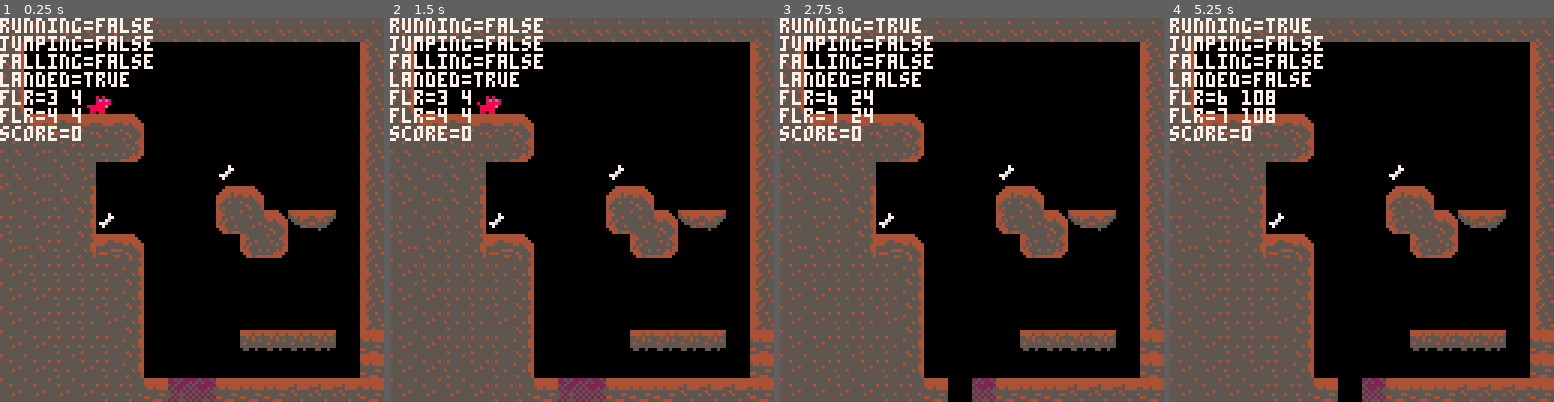
Above: before the commit, frames 1-4 (left to right).
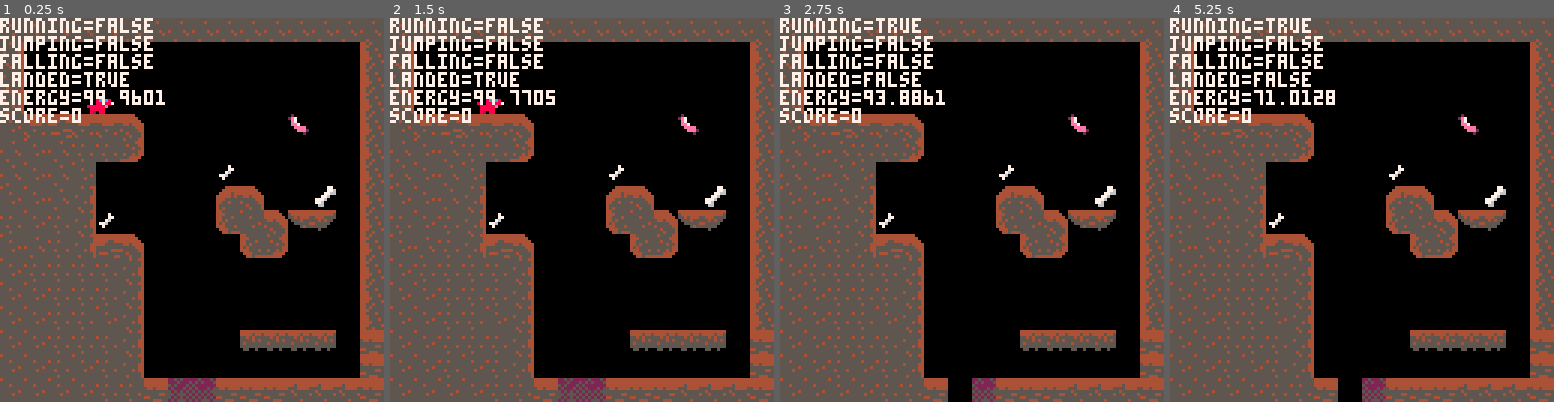
Above: after the commit, the same moments.

Repository: phf5kw/GoodBoy
Game: PICO-8 cartridge game1.p8
Same seed, same stepped clock (60 frames per second), same inputs: the game is played once before the commit and once after it.
Inputs:
- Up to frame 1 (0.25 s): no input
- Up to frame 2 (1.5 s): tap O (Z key) at 0.7 s
- Up to frame 3 (2.75 s): hold Right 1.6-2.1 s; tap O (Z key) at 1.7, 2.1, 2.5 s; hold Up 2.15-2.42 s; hold Right from 2.47 s (still down)
- Up to frame 4 (5.25 s): tap O (Z key) every 0.4 s from 2.9 to 4.9 s; release Right at 3.03 s; hold Left 3.08-3.58 s; hold Right 4.02-4.68 s; hold Up 4.73-5.03 s; hold Left from 5.08 s (still down)

The runs differ from the first frame. In frame 1, 1.5% of the frame differs, in the area x 0-88%, y 18-50%; in frame 2, 1.5%; in frame 3, 1.6%; in frame 4, 1.7%.

Commit message:
Increase player energy and adjust energy depletion rate, added big bone and sausage

Diff:
--- a/game1.p8
+++ b/game1.p8
@@ -25,13 +25,13 @@
 		falling=false,
 		landed=false,
 		barreling=false,
-		energy=50,
+		energy=100,
 		score=0,
 	}
 
 	gravity=0.3
 	friction=0.90
-	depletion=0.01
+	depletion=0.005
 end
 
 
@@ -53,12 +53,8 @@
 	print("jumping="..tostring(player.jumping),0,6,7)
 	print("falling="..tostring(player.falling),0,12,7)
 	print("landed="..tostring(player.landed),0,18,7)
-	flr1x=flr(player.x/8)
-	flr2x=flr((player.x+player.w)/8)
-	flry=flr((player.y+player.h)/8)
-	print("flr="..tostring(flr1x).." "..tostring(flry),0,24,7)
-	print("flr="..tostring(flr2x).." "..tostring(flry),0,30,7)
-	print("score="..tostring(player.score),0,36,7)
+	print("energy="..tostring(player.energy),0,24,7)
+	print("score="..tostring(player.score),0,30,7)
 
 	--print("energy="..tostring(player.energy),0,24,7)
 	--print("barreling="..tostring(player.barreling),0,30,7)
@@ -175,7 +171,7 @@
 	and player.landed then
 		player.dy-=player.boost
 		player.landed=false
-		player.energy-=2
+		player.energy-=1
 	end
 
 	--barrel
@@ -183,10 +179,13 @@
 	and not player.landed then
 		player.dy+=player.drop
 		player.dx=0
-		player.energy-=4
 		player.jumping=false
 		player.falling=false
 		player.barreling=true
+	end
+
+	if player.barreling then
+		player.energy-=0.3
 	end
 
 	--check collision up and down
@@ -246,9 +245,21 @@
 	player.x+=player.dx
 	player.y+=player.dy
 
-	--check bone collision
+	----item collisions----
+
+	--bone
 	if del_mapobj(player,3) then
 		player.score+=5
+	end
+
+	--big bone
+	if del_mapobj(player,4) then
+		player.score+=15
+	end
+
+	--sausage :)
+	if del_mapobj(player,5) then
+		player.energy+=10
 	end
 
 	--energy
@@ -305,14 +316,14 @@
 00700700888888e0088888e008888800088888888888880008888000820002800828888808888888088c8c80088c8c8000700000077600000776000007776000
 0000000008888800088888008200028008888000088888000080200000000000000808008888880000888800008c8c8000000000007000000066000007760000
 00000000082088000820880000000000082080000820880000000000000000000000000008208800000880000008880000000000000000000000000000660000
-000000000000000000000000000000000000000000000000000a0a000000000000000000000000000000a0a00000000000000000020000000000000000000000
-000000000000000000000000000a0a000000000000000000000acaca000a0a000a000000000000000a0aa0a000000000020000002e7000000000000000000000
-00000000000a0a00000a0a00000acaca00000000000a0a00000aaaaa000acaca0aaaa000000000000aaaaaa0000000002e7000000e7000000000000000000000
-00000000000acaca000acacaa00aaaaa000a0a00000acaca00aaaa00aaaaaaaa0aaaaa00000a0a000aaaaaa0000000000e7000000ee700000000000000000000
-00000000000aaaaaa00aaaaa0aaaaa00a00acaca000aaaaa00aaaaa00aaaaa000aaacaca000aaaaa0aacaca0000000000ee7000000eeee000000000000000000
-00000000aaaaaae00aaaaae00aaaaa000aaaaaaaaaaaaa000aaaa000a90009a00a9aaaaa0aaaaaaa0aacaca00000000000eeee00000eee200000000000000000
-000000000aaaaa000aaaaa00a90009a00aaaa0000aaaaa0000a0900000000000000a0a00aaaaaa0000aaaa0000000000000eee20000002000000000000000000
-000000000a90aa000a90aa00000000000a90a0000a90aa000000000000000000000000000a90aa00000aa0000000000000000200000000000000000000000000
+000000000000000000000000000000000000000000000000000a0a000000000000000000000000000000a0a000a00a0000000000020000000000000000000000
+000000000000000000000000000a0a000000000000000000000acaca000a0a000a000000000000000a0aa0a000aa0a00020000002e7000000000000000000000
+00000000000a0a00000a0a00000acaca00000000000a0a00000aaaaa000acaca0aaaa000000000000aaaaaa000aa0aa02e7000000e7000000000000000000000
+00000000000acaca000acacaa00aaaaa000a0a00000acaca00aaaa00aaaaaaaa0aaaaa00000a0a000aaaaaa000aaaaa00e7000000ee700000000000000000000
+00000000000aaaaaa00aaaaa0aaaaa00a00acaca000aaaaa00aaaaa00aaaaa000aaacaca000aaaaa0aacaca00aaaaaa00ee7000000eeee000000000000000000
+00000000aaaaaae00aaaaae00aaaaa000aaaaaaaaaaaaa000aaaa000a90009a00a9aaaaa0aaaaaaa0aacaca00aacaca000eeee00000eee200000000000000000
+000000000aaaaa000aaaaa00a90009a00aaaa0000aaaaa0000a0900000000000000a0a00aaaaaa0000aaaa0000acaca0000eee20000002000000000000000000
+000000000a90aa000a90aa00000000000a90a0000a90aa000000000000000000000000000a90aa00000aa000000aaa0000000200000000000000000000000000
 00000000000000000000000000000000000000000000000000000000000000000000000000000000000000000000000000000000000000000000000000000000
 00000000000000000000000000000000000000000000000000000000000000000000000000000000000000000000000000000000000000000000000000000000
 00000000000000000000000000000000000000000000000000000000000000000000000000000000000000000000000000000000000000000000000000000000
@@ -362,17 +373,17 @@
 05500500000005000050000000000000000000000000000055525252555255520000000000000000000000000000000000000000000000000000000000000000
 00000000000000000000000000000000000000000000000025222525252525250000000000000000000000000000000000000000000000000000000000000000
 __gff__
-0001010000010000000000000808130300010100000100000000000000000000000000000000000000000000000000000000000000000000000000000000000003030303030303030000000000000000030303030303030300000000000000000303030303030707000000000000000001010101000007070000000000000000
+0001010000010000000000000808100000010100000100000000000020200000000000000000000000000000000000000000000000000000000000000000000003030303030303030000000000000000030303030303030300000000000000000303030303030707000000000000000001010101000007070000000000000000
 0000000000000000000000000000000000000000000000000000000000000000000000000000000000000000000000000000000000000000000000000000000000000000000000000000000000000000000000000000000000000000000000000000000000000000000000000000000000000000000000000000000000000000
 __map__
 5050525252525252525252525252525200000000000000000000000000000000000000000000000000000000000000000000000000000000000000000000000000000000000000000000000000000000000000000000000000000000000000000000000000000000000000000000000000000000000000000000000000000000
 4748484849000000000000000000005600000000000000000000000000000000000000000000000000000000000000000000000000000000000000000000000000000000000000000000000000000000000000000000000000000000000000000000000000000000000000000000000000000000000000000000000000000000
-4758485859000000000000000000005600000000000000000000000000000000000000000000000000000000000000000000000000000000000000000000000000000000000000000000000000000000000000000000000000000000000000000000000000000000000000000000000000000000000000000000000000000000
+4734485859000000000000000000005600000000000000000000000000000000000000000000000000000000000000000000000000000000000000000000000000000000000000000000000000000000000000000000000000000000000000000000000000000000000000000000000000000000000000000000000000000000
 4749484969000000000000000000005600000000000000000000000000000000000000000000000000000000000000000000000000000000000000000000000000000000000000000000000000000000000000000000000000000000000000000000000000000000000000000000000000000000000000000000000000000000
-5040454040430000000000000000005600000000000000000000000000000000000000000000000000000000000000000000000000000000000000000000000000000000000000000000000000000000000000000000000000000000000000000000000000000000000000000000000000000000000000000000000000000000
+5040454040430000000000001d00005600000000000000000000000000000000000000000000000000000000000000000000000000000000000000000000000000000000000000000000000000000000000000000000000000000000000000000000000000000000000000000000000000000000000000000000000000000000
 5250525151630000000000000000005600000000000000000000000000000000000000000000000000000000000000000000000000000000000000000000000000000000000000000000000000000000000000000000000000000000000000000000000000000000000000000000000000000000000000000000000000000000
 5250525000000000000c00000000005600000000000000000000000000000000000000000000000000000000000000000000000000000000000000000000000000000000000000000000000000000000000000000000000000000000000000000000000000000000000000000000000000000000000000000000000000000000
-5050524700000000004243000000005600000000000000000000000000000000000000000000000000000000000000000000000000000000000000000000000000000000000000000000000000000000000000000000000000000000000000000000000000000000000000000000000000000000000000000000000000000000
+505052470000000000424300000e005600000000000000000000000000000000000000000000000000000000000000000000000000000000000000000000000000000000000000000000000000000000000000000000000000000000000000000000000000000000000000000000000000000000000000000000000000000000
 515051470c000000006250437372005673720000007370720000007372000000707000000000000000000000000000000000000000000000000000000000000000000000000000000000000000000000000000000000000000000000000000000000000000000000000000000000000000000000000000000000000000000000
 5052514745430000000062630000005600000000000000000000000000000000000000000000000000000000000000000000000000000000000000000000000000000000000000000000000000000000000000000000000000000000000000000000000000000000000000000000000000000000000000000000000000000000
 5051515151470000000000000000005600000000000000000000000000000000000000000000000000000000000000000000000000000000000000000000000000000000000000000000000000000000000000000000000000000000000000000000000000000000000000000000000000000000000000000000000000000000
